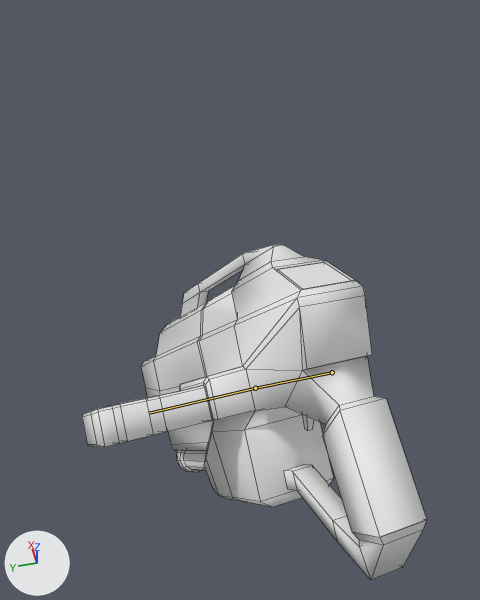
The Blender file Tools/Models/Weapons/newblaster.blend as it was, and as the next commit left it.
Before and after are seen from a 50 mm lens placed at (3.2, -8.3, 13.5), pointed at (30.4, -14.7, -18.9). The axes (+X, +Y, +Z) are drawn at lower left. The lights are the same throughout. Both versions are drawn at the pose saved in each file; the numbers are the values there. The bones that bend it are drawn over the model as lines. Mesh edges are drawn as thin lines. Materials are left out; every surface is plain grey.
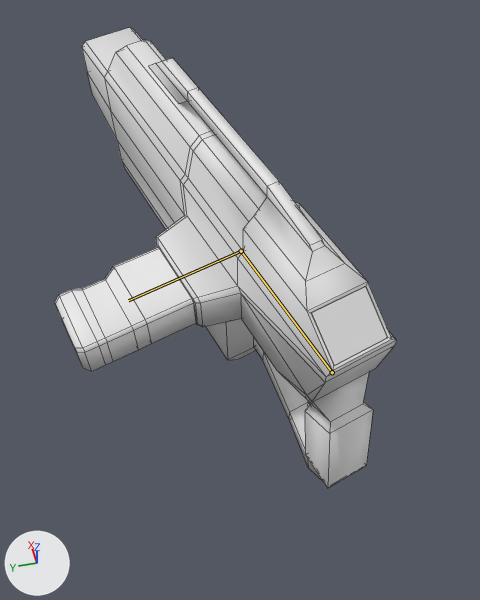
What differs and where, as boxes [x1, y1, x2, y2] in the pictures (480 x 600 px):
'Cube', posed (37% taller): before [82, 244, 427, 580]; after [55, 27, 397, 488]
'Cube.001', posed (186% taller): before [277, 262, 351, 289]; after [312, 287, 387, 366]
bone 'Bone', root to tip: before (332, 372) to (255, 388); after (332, 372) to (241, 251)

The change, as a diff of the scene's bpy script:
```diff
--- a/Tools/Models/Weapons/newblaster.blend.py
+++ b/Tools/Models/Weapons/newblaster.blend.py
@@ bone_bone @@
 bone_bone = bpy.data.objects['Armature'].pose.bones['Bone']
-bone_bone.rotation_quaternion = (0.867, -0.132, 0.056, -0.476)  # degrees (-16, -2, -57)
+bone_bone.rotation_quaternion = (0.989, -0.142, -0.02, 0.035)  # degrees (-16, -2, 4)
```
